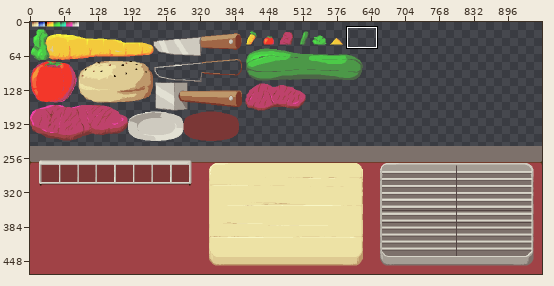
Edited in one commit: sprite sheet (png/ing.png). The picture above shows the old version from afar; the outline marks the close-up.
Close-up. Before the edit:
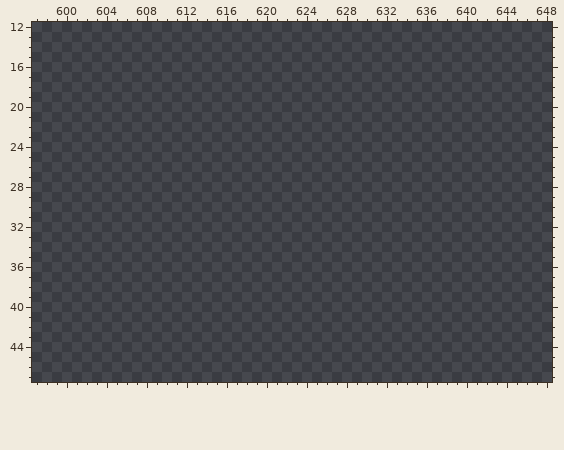
The file is 960x472 pixels. Colours within 5 levels of each other are drawn and written as one. Shown: x 597..648, y 12..47.
New version:
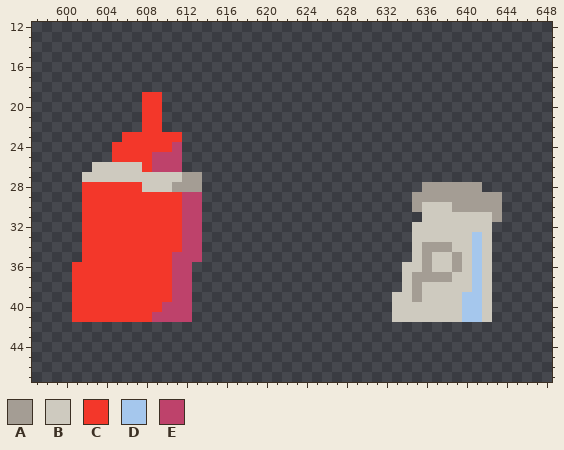
Palette (. is transparent): A #a49d94  B #cecabf  C #f3372a  D #a5c7ed  E #be426b
Difference:
y 19..22: x 608..609 .. -> CC
y 23: x 606..611 ...... -> CCCCCC
y 24: x 605..611 ....... -> CCCCCCE
y 25: x 605..611 ....... -> CCCCEEE
y 26: x 603..611 ......... -> BBBBBCEEE
y 27: x 602..613 ............ -> BBBBBBBBBBAA
y 28: x 602..613 ............ -> CCCCCCBBBAAA; x 636..641 ...... -> AAAAAA
y 29: x 602..613 ............ -> CCCCCCCCCCEE; x 635..643 ......... -> AAAAAAAAA
y 30: x 602..613 ............ -> CCCCCCCCCCEE; x 635..643 ......... -> ABBBAAAAA
y 31: x 602..613 ............ -> CCCCCCCCCCEE; x 636..643 ........ -> BBBBBBBA
y 32: x 602..613 ............ -> CCCCCCCCCCEE; x 635..642 ........ -> BBBBBBBB
y 33: x 602..613 ............ -> CCCCCCCCCCEE; x 635..642 ........ -> BBBBBBDB
y 34: x 602..613 ............ -> CCCCCCCCCCEE; x 635..642 ........ -> BAAABBDB
y 35: x 602..613 ............ -> CCCCCCCCCEEE; x 635..642 ........ -> BABBABDB
y 36: x 601..612 ............ -> CCCCCCCCCCEE; x 634..642 ......... -> BBABBABDB
y 37: x 601..612 ............ -> CCCCCCCCCCEE; x 634..642 ......... -> BAAAABBDB
y 38: x 601..612 ............ -> CCCCCCCCCCEE; x 634..642 ......... -> BABBBBBDB
y 39: x 601..612 ............ -> CCCCCCCCCCEE; x 633..642 .......... -> BBABBBBDDB
y 40: x 601..612 ............ -> CCCCCCCCCEEE; x 633..642 .......... -> BBBBBBBDDB
y 41: x 601..612 ............ -> CCCCCCCCEEEE; x 633..642 .......... -> BBBBBBBDDB
Pixel boxes of the changes (left, top, right, bottom) in both close-ups:
added: (72, 92, 202, 322)
added: (392, 182, 502, 322)
